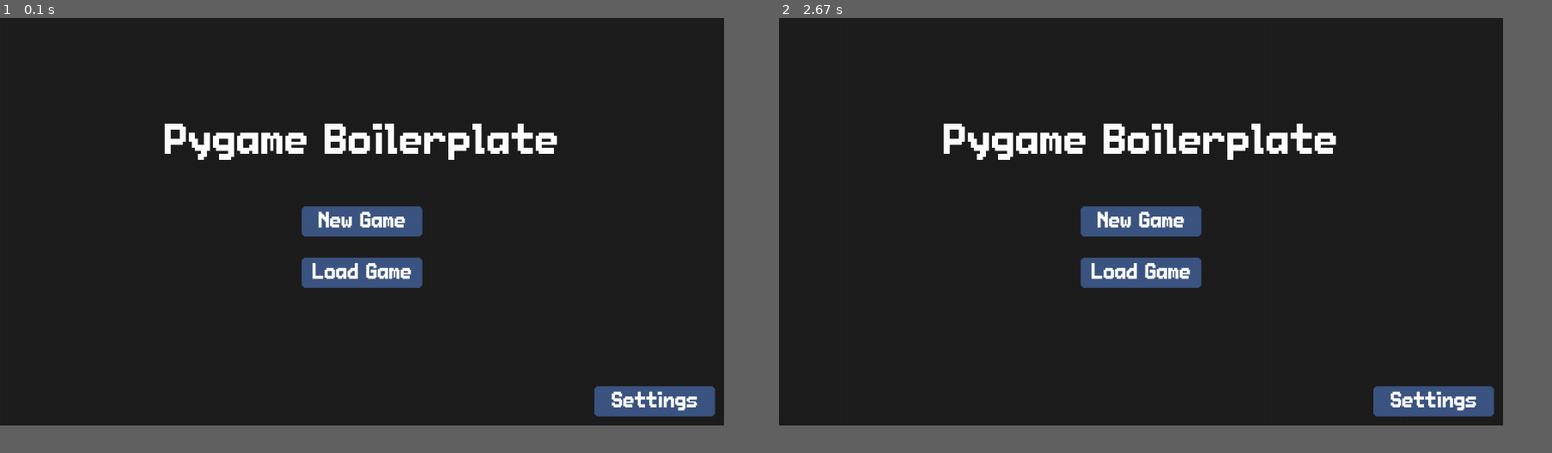
Above: before the commit, frames 1-2 (left to right).
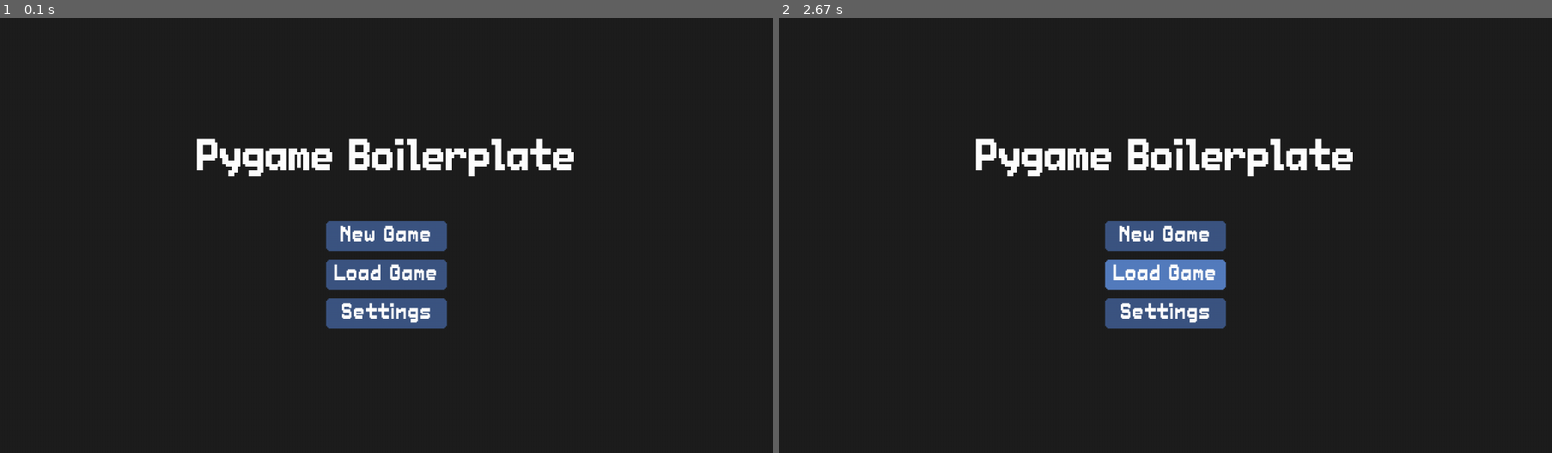
Above: after the commit, the same moments.

Repository: 2percentklim/pygame-boilerplate
Game: pygame game, started from main.py
The game is run twice, just before and just after one commit, with the same random seed, the same clock (stepped at 60 frames per second) and the same inputs.
Inputs (mouse positions are in pixels of both pictures, inside the frame that each line leads up to):
- Up to frame 1 (0.1 s): no input
- Up to frame 2 (2.67 s): hold F11 0.33-0.8 s; move the mouse to (1134, 252) at 0.37 s; hold F11 1.83-2.3 s; move the mouse to (1180, 87) at 1.87 s; click (1165, 287) at 2.38 s
In our replay, the window is 843x474 before the commit and 900x506 after it. These sizes can differ from the game's own. Grey fills any space a smaller window leaves; there, only what the larger window draws over its background counts as a difference.

The runs differ from the first frame. In frame 1, 7.5% of the frame differs, in the area x 21-93%, y 24-92%; in frame 2, 8.0%.

Commit message:
target 32x32 pixel design framework, add debug grid

Diff:
--- a/constants.py
+++ b/constants.py
@@ -5,9 +5,14 @@
 PROJECT_ROOT = Path(__file__).resolve().parent
 ASSETS_DIR = PROJECT_ROOT / "assets"
 
-# Screen dimensions
-DESIGN_WIDTH = 1200
-DESIGN_HEIGHT = int(DESIGN_WIDTH * (9 / 16)) # 16:9 aspect ratio, change to 4:3 if you want by using DESIGN_WIDTH * (3 / 4)
+# Logical screen dimensions. Render scenes here, then scale by whole numbers only.
+DESIGN_WIDTH = 640
+DESIGN_HEIGHT = 360
+WINDOW_WIDTH = 1280
+WINDOW_HEIGHT = 720
+GRID_SIZE = 32
+GRID_COLOR = (105, 145, 105)
+GRID_LABEL_COLOR = (185, 220, 185)
 
 GAME_TITLE = 'Pygame Boilerplate'
 
@@ -19,9 +24,9 @@
 DEFAULT_FPS = 60  # Frames per second
 
 #FONTS
-DEFAULT_TITLE_FONT_SIZE = 60
+DEFAULT_TITLE_FONT_SIZE = 30
 DEFAULT_TITLE_FONT_PATH = ASSETS_DIR / "fonts" / "Tengoku.ttf"
 
 #BUTTONS
-DEFAULT_BUTTON_FONT_SIZE = 30
+DEFAULT_BUTTON_FONT_SIZE = 15
 DEFAULT_BUTTON_FONT_PATH = ASSETS_DIR / "fonts" / "Tengoku.ttf"
--- a/main.py
+++ b/main.py
@@ -1,9 +1,20 @@
+
+import argparse
+import sys
 
 import pygame
-import sys
-from constants import DEFAULT_COLOR, DEFAULT_FPS
-from setup import set_up_display, set_window_icon
+from constants import DEFAULT_FPS
+from setup import set_up_display, toggle_fullscreen
 from scenes.StartMenuBuilder import StartMenuBuilder
+
+
+argument_parser = argparse.ArgumentParser()
+argument_parser.add_argument(
+    "--grid",
+    action="store_true",
+    help="Show the 32px scene coordinate grid.",
+)
+arguments = argument_parser.parse_args()
 
 # Initialize Pygame
 pygame.init()
@@ -15,7 +26,7 @@
 game_clock = pygame.time.Clock()
 
 # Create StartMenuBuilder instance
-start_menu = StartMenuBuilder(screen)
+start_menu = StartMenuBuilder(screen, show_grid=arguments.grid)
 
 # Main game loop
 fullscreen = False
@@ -27,10 +38,10 @@
         # Handle QUIT event
         if event.type == pygame.QUIT:
             running = False
+        elif event.type == pygame.KEYDOWN and event.key == pygame.K_F11:
+            screen, fullscreen = toggle_fullscreen(screen, fullscreen)
+            start_menu.screen = screen
 
-    screen.fill(DEFAULT_COLOR)  # Fill the screen with a dark color
-
-    # Draw everything here
     start_menu.draw()
     pygame.display.flip()
     game_clock.tick(DEFAULT_FPS)  # Limit to 60 FPS
--- a/scenes/SceneBuilder.py
+++ b/scenes/SceneBuilder.py
@@ -1,20 +1,39 @@
 
 from abc import ABC, abstractmethod
 
-from constants import DESIGN_HEIGHT, DESIGN_WIDTH
+import pygame
+
+from constants import (
+    DEFAULT_COLOR,
+    DESIGN_HEIGHT,
+    DESIGN_WIDTH,
+    GRID_COLOR,
+    GRID_LABEL_COLOR,
+    GRID_SIZE,
+)
 
 
 class SceneBuilder(ABC):
-    def __init__(self, screen):
+    def __init__(self, screen, show_grid=False):
         self.screen = screen
+        self.show_grid = show_grid
+        self.canvas = pygame.Surface((DESIGN_WIDTH, DESIGN_HEIGHT))
+        self.canvas_width, self.canvas_height = self.canvas.get_size()
+        self.grid_font = pygame.font.Font(None, 10)
         self.update_screen_metrics()
 
     def update_screen_metrics(self):
         self.screen_width, self.screen_height = self.screen.get_size()
-        self.scale = min(
+        self.display_scale = min(
             self.screen_width / DESIGN_WIDTH,
             self.screen_height / DESIGN_HEIGHT,
         )
+        self.viewport_size = (
+            round(DESIGN_WIDTH * self.display_scale),
+            round(DESIGN_HEIGHT * self.display_scale),
+        )
+        self.viewport = pygame.Rect((0, 0), self.viewport_size)
+        self.viewport.center = (self.screen_width // 2, self.screen_height // 2)
 
     @abstractmethod
     def update_layout(self):
@@ -25,7 +44,83 @@
             self.update_screen_metrics()
             self.update_layout()
 
+        self.canvas.fill(DEFAULT_COLOR)
         self.draw_content()
+        if self.show_grid:
+            self.draw_grid()
+        self.screen.fill((0, 0, 0))
+        scaled_canvas = pygame.transform.scale(self.canvas, self.viewport_size)
+        self.screen.blit(scaled_canvas, self.viewport)
+
+    def draw_grid(self):
+        column_count = self.canvas_width // GRID_SIZE
+        row_count = self.canvas_height // GRID_SIZE
+        grid_width = column_count * GRID_SIZE
+        grid_height = row_count * GRID_SIZE
+        grid_left = (self.canvas_width - grid_width) // 2
+        grid_top = (self.canvas_height - grid_height) // 2
+        grid_right = min(grid_left + grid_width, self.canvas_width - 1)
+        grid_bottom = min(grid_top + grid_height, self.canvas_height - 1)
+
+        for column in range(column_count + 1):
+            x_position = min(grid_left + column * GRID_SIZE, grid_right)
+            pygame.draw.line(
+                self.canvas,
+                GRID_COLOR,
+                (x_position, grid_top),
+                (x_position, grid_bottom),
+            )
+
+        for row in range(row_count + 1):
+            y_position = min(grid_top + row * GRID_SIZE, grid_bottom)
+            pygame.draw.line(
+                self.canvas,
+                GRID_COLOR,
+                (grid_left, y_position),
+                (grid_right, y_position),
+            )
+
+        for column in range(column_count):
+            label_surface = self.grid_font.render(
+                chr(ord("A") + column),
+                False,
+                GRID_LABEL_COLOR,
+            )
+            label_rect = label_surface.get_rect(
+                midtop=(
+                    grid_left + column * GRID_SIZE + GRID_SIZE // 2,
+                    grid_top + 2,
+                )
+            )
+            self.canvas.blit(
+                label_surface,
+                label_rect,
+            )
+
+        for row in range(row_count):
+            label_surface = self.grid_font.render(
+                str(row + 1),
+                False,
+                GRID_LABEL_COLOR,
+            )
+            label_rect = label_surface.get_rect(
+                midleft=(
+                    grid_left + 2,
+                    grid_top + row * GRID_SIZE + GRID_SIZE // 2,
+                )
+            )
+            self.canvas.blit(
+                label_surface,
+                label_rect,
+            )
+
+    def get_logical_mouse_position(self):
+        mouse_x, mouse_y = pygame.mouse.get_pos()
+        return (
+            int((mouse_x - self.viewport.left) / self.display_scale),
+            int((mouse_y - self.viewport.top) / self.display_scale),
+        )
+
 
     @abstractmethod
     def draw_content(self):
--- a/scenes/StartMenuBuilder.py
+++ b/scenes/StartMenuBuilder.py
@@ -14,8 +14,8 @@
 
 
 class StartMenuBuilder(SceneBuilder):
-    def __init__(self, screen):
-        super().__init__(screen)
+    def __init__(self, screen, show_grid=False):
+        super().__init__(screen, show_grid)
         self.title_text = GAME_TITLE
         self.button_color = DEFAULT_BUTTON_COLOR
         self.button_color_hover = DEFAULT_HOVER_COLOR
@@ -24,26 +24,29 @@
     def update_layout(self):
         self.title_font = pygame.font.Font(
             DEFAULT_TITLE_FONT_PATH,
-            round(DEFAULT_TITLE_FONT_SIZE * self.scale),
+            DEFAULT_TITLE_FONT_SIZE,
         )
         self.button_font = pygame.font.Font(
             DEFAULT_BUTTON_FONT_PATH,
-            round(DEFAULT_BUTTON_FONT_SIZE * self.scale),
+            DEFAULT_BUTTON_FONT_SIZE,
         )
 
-        button_size = (round(200 * self.scale), round(50 * self.scale))
+        button_size = (100, 25)
         self.new_game_button = pygame.Rect((0, 0), button_size)
         self.load_game_button = pygame.Rect((0, 0), button_size)
         self.settings_button = pygame.Rect((0, 0), button_size)
 
-        self.new_game_button.center = (self.screen_width // 2, self.screen_height // 2)
+        self.new_game_button.center = (
+            self.canvas_width // 2,
+            self.canvas_height // 2,
+        )
         self.load_game_button.center = (
-            self.screen_width // 2,
-            self.screen_height // 2 + round(85 * self.scale),
+            self.canvas_width // 2,
+            212,
         )
         self.settings_button.center = (
-            self.screen_width - round(115 * self.scale),
-            self.screen_height - round(40 * self.scale),
+            320,
+            244,
         )
 
     def draw_content(self):
@@ -53,19 +56,19 @@
     def draw_title(self):
         title_surface = self.title_font.render(
             self.title_text,
-            True,
+            False,
             DEFAULT_TEXT_COLOR,
         )
         title_rect = title_surface.get_rect(
             center=(
-                self.screen_width // 2,
-                self.screen_height // 2 - round(130 * self.scale),
+                self.canvas_width // 2,
+                116,
             )
         )
-        self.screen.blit(title_surface, title_rect)
+        self.canvas.blit(title_surface, title_rect)
 
     def draw_buttons(self):
-        mouse_position = pygame.mouse.get_pos()
+        mouse_position = self.get_logical_mouse_position()
 
         for button, label in (
             (self.new_game_button, "New Game"),
@@ -78,12 +81,12 @@
                 else self.button_color
             )
             pygame.draw.rect(
-                self.screen,
+                self.canvas,
                 color,
                 button,
-                border_radius=round(6 * self.scale),
+                border_radius=3,
             )
 
-            label_surface = self.button_font.render(label, True, DEFAULT_TEXT_COLOR)
+            label_surface = self.button_font.render(label, False, DEFAULT_TEXT_COLOR)
             label_rect = label_surface.get_rect(center=button.center)
-            self.screen.blit(label_surface, label_rect)
+            self.canvas.blit(label_surface, label_rect)
--- a/setup.py
+++ b/setup.py
@@ -2,7 +2,7 @@
 from pathlib import Path
 
 import pygame
-from constants import DESIGN_WIDTH, DESIGN_HEIGHT, GAME_TITLE
+from constants import GAME_TITLE, WINDOW_HEIGHT, WINDOW_WIDTH
 
 def set_window_icon(icon_path=None):
     if icon_path is None:
@@ -14,19 +14,18 @@
     set_window_icon(icon_path)
     pygame.display.set_caption(GAME_TITLE)
     screen = pygame.display.set_mode(
-        (int(DESIGN_WIDTH), int(DESIGN_HEIGHT)),
+        (WINDOW_WIDTH, WINDOW_HEIGHT),
         pygame.RESIZABLE,
     )
     return screen
 
-# This works but is "janky" when returning to windowed mode
 def toggle_fullscreen(screen, fullscreen):
     fullscreen = not fullscreen
     if fullscreen:
         screen = pygame.display.set_mode((0, 0), pygame.FULLSCREEN)
     else:
         screen = pygame.display.set_mode(
-            (int(DESIGN_WIDTH), int(DESIGN_HEIGHT)),
+            (WINDOW_WIDTH, WINDOW_HEIGHT),
             pygame.RESIZABLE,
         )
     return screen, fullscreen
Not shown, changed: README.md
Not shown, changed: assets/README.md
Not shown, added: scenes/README.md
